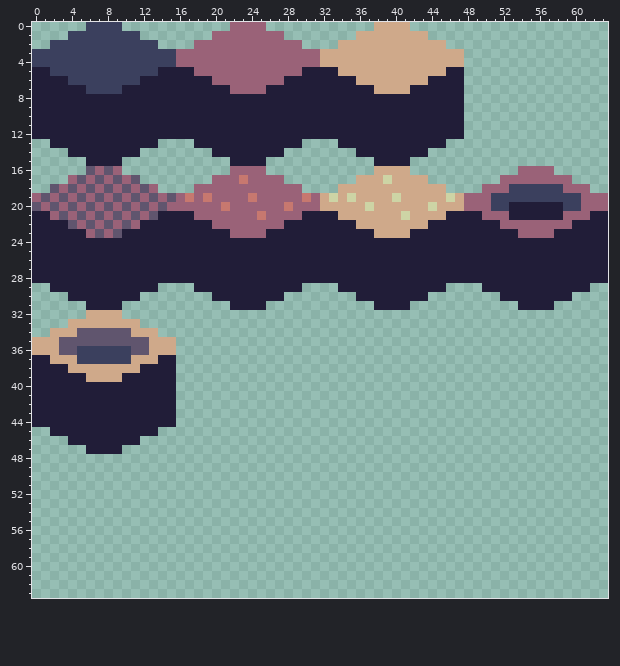
File history of a pixel-art file, sprites/grid_tiles.aseprite. The first picture shows the starting point.
64x64 pixels, 1 frame.
Once edited:
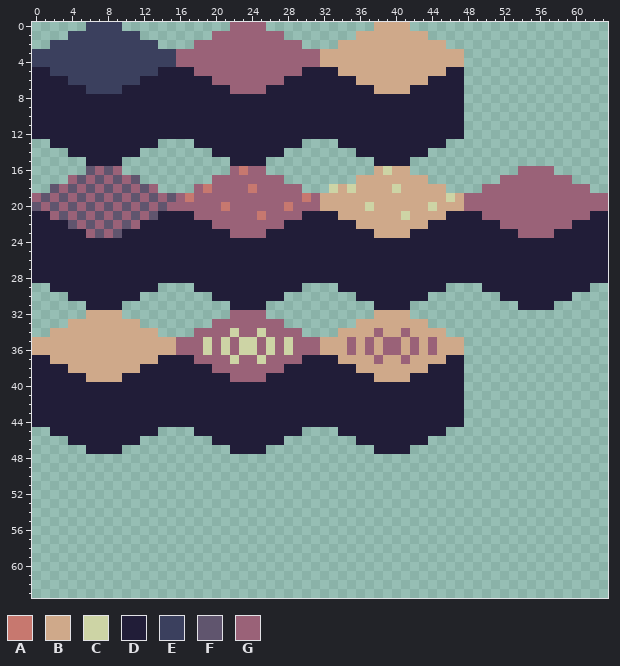
Palette (. is transparent): A #c7786f  B #cfa98a  C #cdd4a5  D #211d38  E #3b405e  F #60556e  G #9a6278
The edit:
layer "Layer 2" added
Layers "Layer 1", "Layer 2", "Layer":
Colour G becomes colour A in row 16 at x 23; in row 18 at x 19 and 24.
The author put colour B in row 32 at x 38 to 41; in row 33 at x 36 to 43; in row 34 at x 34 to 37, 39 to 40 and 42 to 45; in rows 35 to 36 at x 32 to 34, 36, 38, 41, 43 and 45 to 47; in row 37 at x 34 to 37, 39 to 40 and 42 to 45; in row 38 at x 36 to 43.
The author put colour B in row 39 at x 38 to 41.
Colour C becomes colour B in row 17 at x 39; in row 19 at x 33, 35 and 40.
Colour E becomes colour B in rows 36 to 37 at x 5 to 10.
Colour F becomes colour B in row 34 at x 5 to 10; in row 35 at x 3 to 12; in row 36 at x 3 to 4 and 11 to 12.
The author put colour C in row 18 at x 33; in row 34 at x 22 and 25; in rows 35 to 36 at x 19, 21, 23 to 24, 26 and 28; in row 37 at x 22 and 25.
Colour B becomes colour C in row 16 at x 39; in row 18 at x 35 and 40.
The author put colour D in row 37 at x 16 to 17, 30 to 33 and 46 to 47; in row 38 at x 16 to 19, 28 to 35 and 44 to 47; in row 39 at x 16 to 21, 26 to 37 and 42 to 47; in rows 40 to 44 at x 16 to 47; in row 45 at x 18 to 29 and 34 to 45; in row 46 at x 20 to 27 and 36 to 43.
The author put colour D in row 47 at x 22 to 25 and 38 to 41.
The author put colour G in row 32 at x 22 to 25; in row 33 at x 20 to 27; in row 34 at x 18 to 21, 23 to 24, 26 to 29, 38 and 41; in rows 35 to 36 at x 16 to 18, 20, 22, 25, 27, 29 to 31, 35, 37, 39 to 40, 42 and 44; in row 37 at x 18 to 21, 23 to 24, 26 to 29, 38 and 41; in row 38 at x 20 to 27.
The author put colour G in row 39 at x 22 to 25.
Colour A becomes colour G in row 17 at x 23; in row 19 at x 19 and 24.
Colour D becomes colour G in rows 20 to 21 at x 53 to 58.
Colour E becomes colour G in row 18 at x 53 to 58; in row 19 at x 51 to 60; in row 20 at x 51 to 52 and 59 to 60.
Where, in picture pixels (left, top, right, bottom), the same in both pictures:
changed: (203, 166, 257, 202)
changed: (383, 166, 401, 202)
changed: (329, 184, 356, 202)
changed: (491, 184, 581, 220)
changed: (59, 310, 464, 454)
